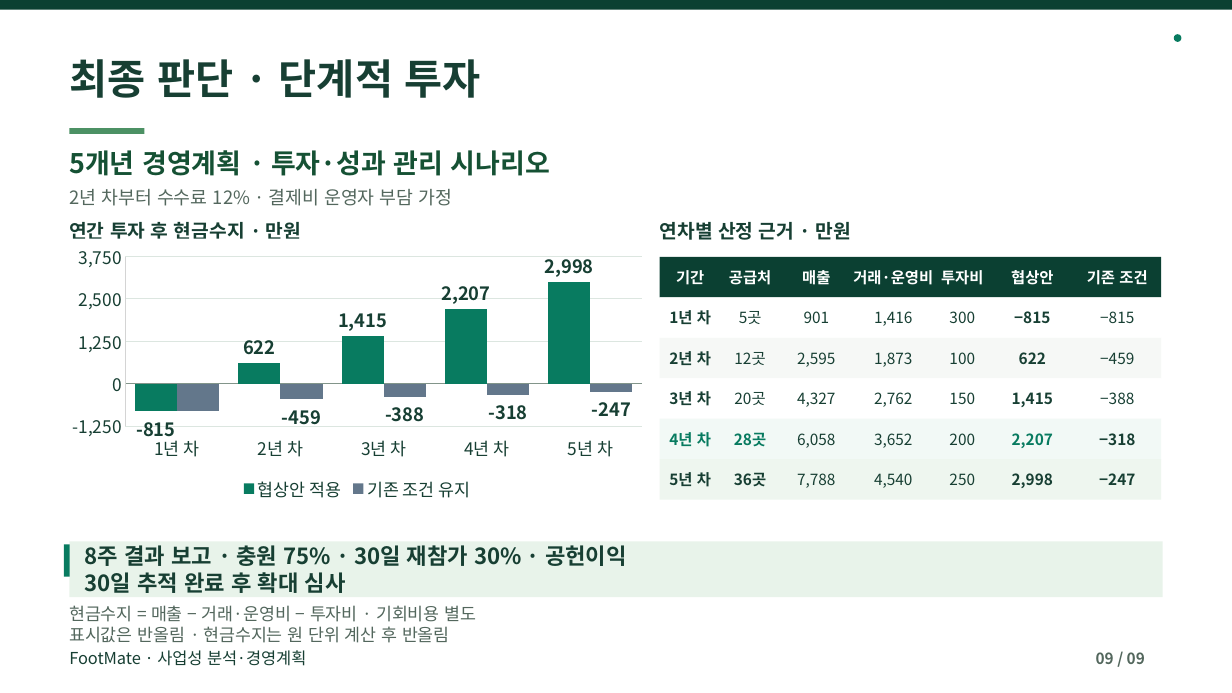
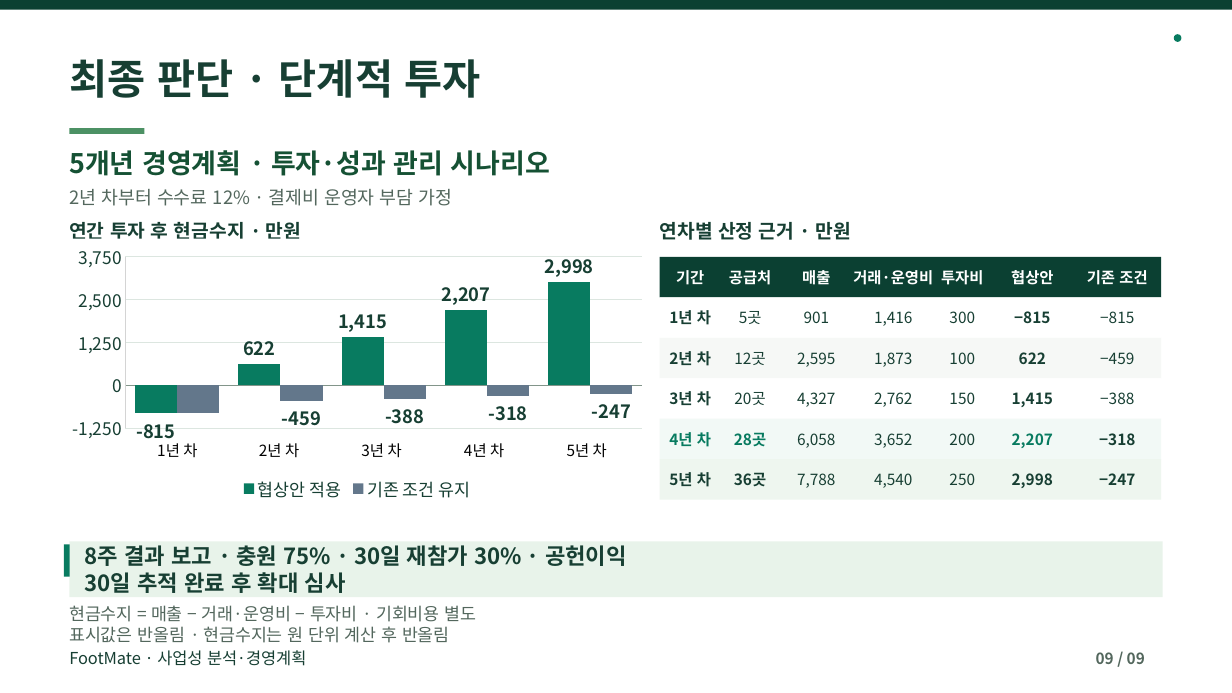
Before and after one commit to dohyunkimmm/footmate-case-study, a slide deck: slide 9 of src/case-study/downloads/footmate_report.pptx. Drawn at 1232x693 pixels with LibreOffice and Linux fonts; fonts in the diff are those of the drawing. Boxes give left, top, right and bottom in pixels: in the first picture for what was removed or moved away, otherwise in the second. Text is boxed around its words. In the diff, an @@ line names an element or a change of style, - is before the commit and + after.

Commit message:
Fix Korean year labels in both presentation charts (#32)

```diff
--- a/src/case-study/downloads/footmate_report.pptx
+++ b/src/case-study/downloads/footmate_report.pptx
@@ column chart at [61, 238, 654, 505] @@
@@ category axis changed @@
@@ text added at [157, 443, 197, 457], 12 pt, text #000000 @@
+1년 차
@@ text added at [259, 443, 299, 458], 12 pt, text #000000 @@
+2년 차
@@ text added at [364, 443, 402, 458], 12 pt, text #000000 @@
+3년 차
@@ text added at [467, 443, 504, 458], 12 pt, text #000000 @@
+4년 차
@@ text added at [570, 443, 607, 458], 12 pt, text #000000 @@
+5년 차
```
Also in this commit, not shown: 6 other files.
